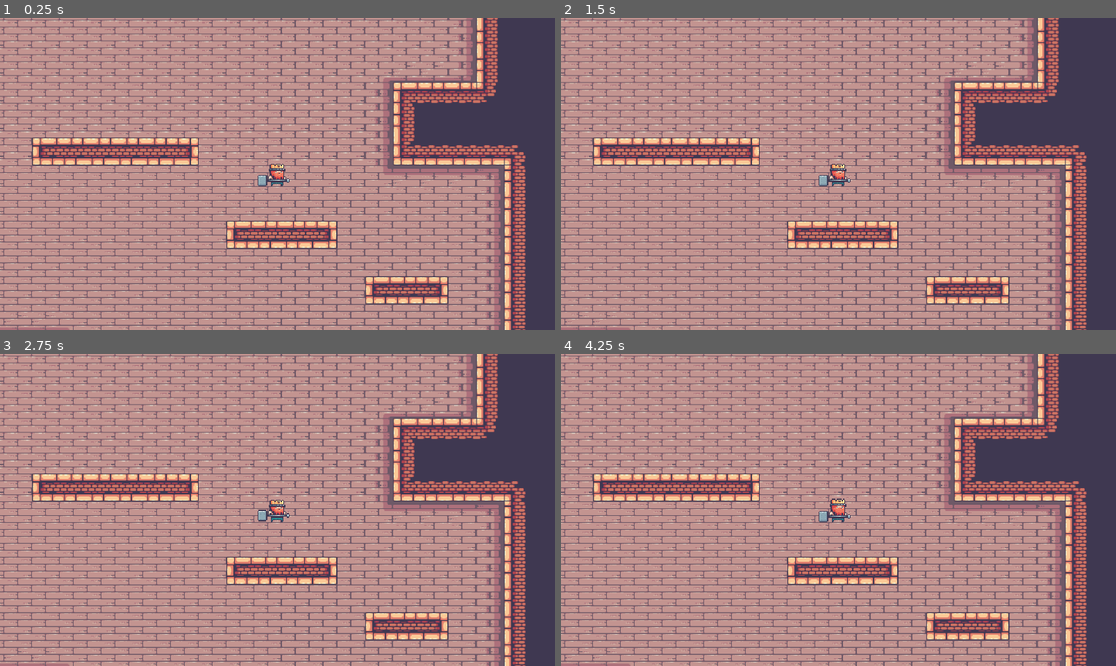
Above: before the commit, frames 1-4 (two rows, left to right).
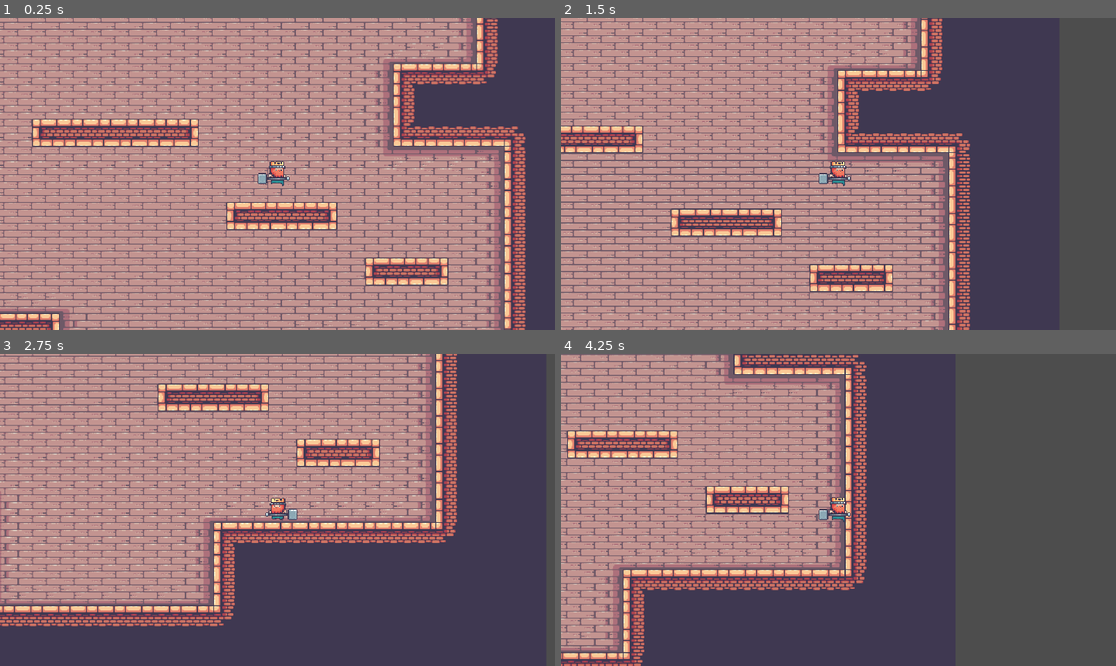
Above: after the commit, the same moments.

Repository: Xkonti/PlatformerToolkitGodot
Game: Godot game, scene res://scenes/main.tscn
Same seed, same stepped clock (60 frames per second), same inputs: the game is played once before the commit and once after it.
Inputs:
- Up to frame 1 (0.25 s): no input
- Up to frame 2 (1.5 s): tap Enter (ui_accept) at 0.5, 0.6, 0.77, 1.07, 1.35 s; hold Right (ui_right) from 0.53 s (still down)
- Up to frame 3 (2.75 s): tap Enter (ui_accept) at 1.52, 1.82, 2.1 s; release Right (ui_right) at 2.03 s; hold Left (ui_left) from 2.03 s (still down)
- Up to frame 4 (4.25 s): release Left (ui_left) at 2.78 s; hold Right (ui_right) from 2.78 s (still down); tap Enter (ui_accept) at 2.85, 3.02, 3.32, 3.6, 3.77, 4.07 s

The runs differ from the first frame. In frame 1, 48% of the frame differs, in the area x 0-95%, y 0-100%; in frame 2, 60%; in frame 3, 55%; in frame 4, 71%.

Commit message:
Create basic player script with animations

Diff:
--- a/scenes/main.tscn
+++ b/scenes/main.tscn
@@ -8,4 +8,4 @@
 [node name="World" parent="." instance=ExtResource("1_5jnkp")]
 
 [node name="Player" parent="." instance=ExtResource("1_62n0s")]
-position = Vector2(251, -296)
+position = Vector2(251, -303)
--- a/scenes/player.tscn
+++ b/scenes/player.tscn
@@ -1,5 +1,6 @@
-[gd_scene load_steps=27 format=3 uid="uid://ckmxyi37q8vqx"]
+[gd_scene load_steps=28 format=3 uid="uid://ckmxyi37q8vqx"]
 
+[ext_resource type="Script" path="res://scripts/player.gd" id="1_7srcc"]
 [ext_resource type="Texture2D" uid="uid://ip71vs8plrgn" path="res://assets/sprites/01-King Human/Fall (78x58).png" id="1_88t77"]
 [ext_resource type="Texture2D" uid="uid://bhr5jkjrhv5ww" path="res://assets/sprites/01-King Human/Idle (78x58).png" id="2_xs6qg"]
 [ext_resource type="Texture2D" uid="uid://bdhaaej3cun2r" path="res://assets/sprites/01-King Human/Jump (78x58).png" id="3_nv63r"]
@@ -176,13 +177,17 @@
 }]
 
 [node name="Player" type="CharacterBody2D"]
+script = ExtResource("1_7srcc")
+speed = 250.0
+jump_velocity = 500.0
 
 [node name="AnimatedSprite2D" type="AnimatedSprite2D" parent="."]
 position = Vector2(7, -15)
 sprite_frames = SubResource("SpriteFrames_0imav")
 animation = &"idle"
 autoplay = "idle"
-frame_progress = 0.144481
+frame = 8
+frame_progress = 0.955633
 
 [node name="CollisionPolygon2D" type="CollisionPolygon2D" parent="."]
 visible = false
--- /dev/null
+++ b/scripts/player.gd
@@ -0,0 +1,57 @@
+extends CharacterBody2D
+
+@export_range(100.0, 1000.0) var speed: float = 300.0
+@export_range(100.0, 1000.0) var jump_velocity: float = 400.0
+
+@onready var sprite: AnimatedSprite2D = $AnimatedSprite2D
+var facing_right_x_offset: float = 0
+var facing_left_x_offset: float = 0
+
+var facing_right: bool = true
+
+func _ready():
+	facing_right_x_offset = sprite.position.x
+	facing_left_x_offset = -sprite.position.x
+
+func _physics_process(delta):
+	# Add the gravity.
+	if not is_on_floor():
+		velocity += get_gravity() * delta
+
+	# Handle jump.
+	if Input.is_action_just_pressed("ui_accept") and is_on_floor():
+		velocity.y = -jump_velocity
+
+	# Get the input direction and handle the movement/deceleration.
+	# As good practice, you should replace UI actions with custom gameplay actions.
+	var direction = Input.get_axis("ui_left", "ui_right")
+	if direction:
+		velocity.x = direction * speed
+	else:
+		velocity.x = move_toward(velocity.x, 0, speed)
+	if direction > 0:
+		facing_right = true
+	elif direction < 0:
+		facing_right = false
+
+	move_and_slide()
+
+func _process(_delta):
+
+	# Animate and adjust the sprite
+
+	# Flip the sprite depending on the facing direction
+	sprite.flip_h = not facing_right
+	sprite.position.x = facing_right_x_offset if facing_right else facing_left_x_offset
+
+	# Update the animation
+	if is_on_floor():
+		if velocity.x != 0:
+			sprite.play("run")
+		else:
+			sprite.play("idle")
+	else:
+		if velocity.y < 0:
+			sprite.play("jump")
+		else:
+			sprite.play("fall")
